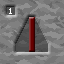
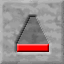
The second (64, 64) image is a revision of the first. Changes to its layers:
hid "repeat_line" over (x1=29, y1=17, x2=35, y2=52)
showed "coimpar_line" over (x1=17, y1=44, x2=49, y2=52)
hid "stone copy" over (x1=16, y1=17, x2=48, y2=52)
hid "1" over (x1=9, y1=8, x2=12, y2=14)
hid "Layer 3" over (x1=7, y1=7, x2=15, y2=15)
added layer "Layer 6" above "Layer 5" over (x1=17, y1=17, x2=49, y2=52)
added layer "Layer 5" above "stone" over (x1=0, y1=0, x2=64, y2=64)
hid "stone" over (x1=0, y1=0, x2=64, y2=64)
